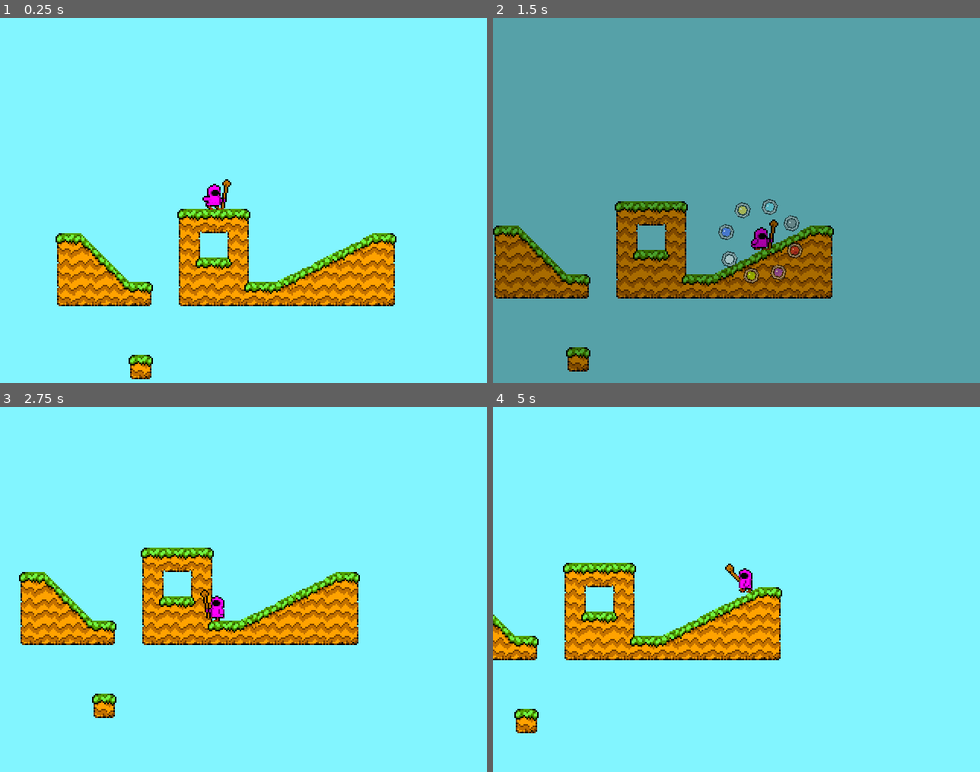
Above: before the commit, frames 1-4 (two rows, left to right).
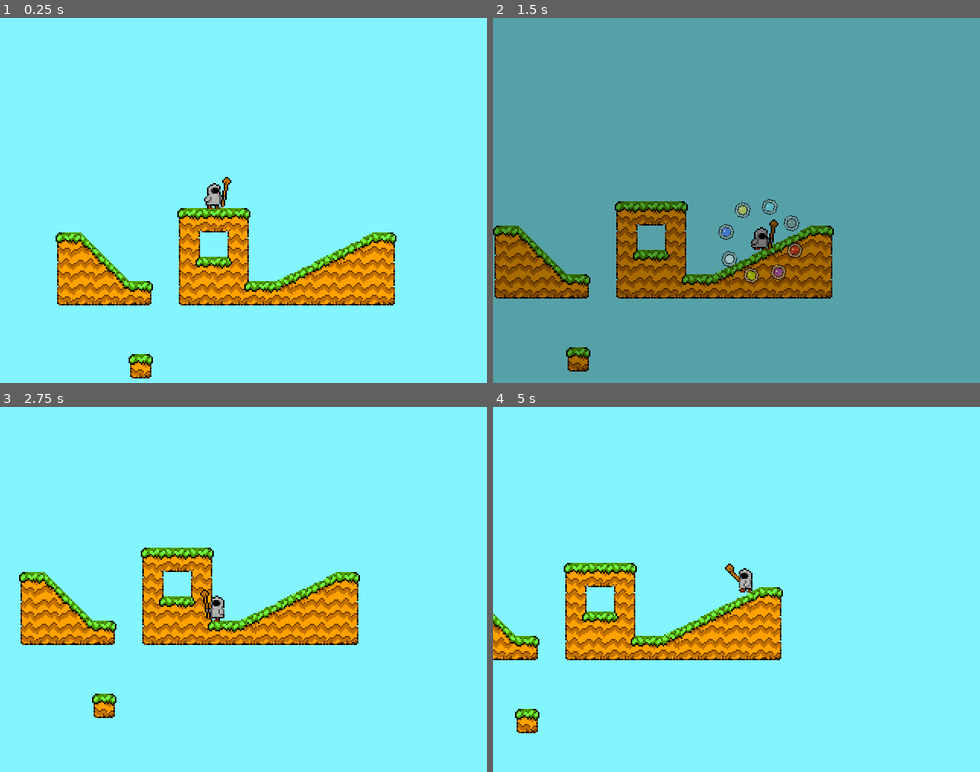
Above: after the commit, the same moments.

Repository: bitspittle/godot-elementalist
Game: Godot game, scene res://world/World.tscn
Two runs of this game, one before a commit and one after it. Both use one fixed random seed, a clock stepped at 60 frames per second and the inputs below.
Inputs:
- Up to frame 1 (0.25 s): no input
- Up to frame 2 (1.5 s): hold Right (player_right) from 0.53 s (still down); tap Z (player_attack) at 0.6 s; tap Space (player_jump) at 0.77 s; tap Shift (show_gem_wheel) at 1.35 s
- Up to frame 3 (2.75 s): tap Space (player_jump) at 1.52 s; release Right (player_right) at 2.03 s; hold Left (player_left) from 2.03 s (still down); tap Z (player_attack) at 2.1 s
- Up to frame 4 (5 s): release Left (player_left) at 2.78 s; hold Right (player_right) 2.78-4.28 s; tap Shift (show_gem_wheel) at 2.85, 4.35 s; tap Space (player_jump) at 3.02, 3.77, 4.52 s; tap Z (player_attack) at 3.6 s; hold Left (player_left) from 4.28 s (still down)

The runs differ from the first frame. In frame 1, 3.0% of the frame differs, in the area x 11-82%, y 43-99%; in frame 2, 0.2%; in frame 3, 0.1%; in frame 4, 1.9%.

Commit message:
Cleaned up gem wheel logic and added spell signal

Diff:
--- a/mana/GemWheel.gd
+++ b/mana/GemWheel.gd
@@ -1,6 +1,8 @@
 extends Node2D
 
 class_name GemWheel
+
+signal spell_selected(spell)
 
 onready var _anim = $AnimationPlayer
 
@@ -14,26 +16,17 @@
 var _state = State.HIDDEN
 var _cursor_pos = Vector2.ZERO
 
-onready var _gemN = $Pivot/GemN
-onready var _gemNE = $Pivot/GemNE
-onready var _gemE = $Pivot/GemE
-onready var _gemSE = $Pivot/GemSE
-onready var _gemS = $Pivot/GemS
-onready var _gemSW = $Pivot/GemSW
-onready var _gemW = $Pivot/GemW
-onready var _gemNW = $Pivot/GemNW
+# Order goes E, SE, S, ..., SE (matching degrees on an inverted y-axis)
+# Opposite elements are on opposite sides and defensive spells are on the left
+var _spells = [Spells.AIR, Spells.STONE, Spells.FIRE, Spells.POISON, Spells.NATURE, Spells.LIFE, Spells.WATER, Spells.LIGHTNING]
+onready var _gems = [$Pivot/GemE, $Pivot/GemSE, $Pivot/GemS, $Pivot/GemSW, $Pivot/GemW, $Pivot/GemNW, $Pivot/GemN, $Pivot/GemNE]
 onready var _cursor = $Cursor
 
 func _ready():
 	_anim.play("hide")
-	_gemN.color = Spells.LIST[0].color
-	_gemNE.color = Spells.LIST[1].color
-	_gemE.color = Spells.LIST[2].color
-	_gemSE.color = Spells.LIST[3].color
-	_gemS.color = Spells.LIST[4].color
-	_gemSW.color = Spells.LIST[5].color
-	_gemW.color = Spells.LIST[6].color
-	_gemNW.color = Spells.LIST[7].color
+
+	for i in _spells.size():
+		_gems[i].color = _spells[i].color
 
 func _process(_delta):
 	if _state == State.HIDDEN && Input.is_action_just_pressed("show_gem_wheel"):
@@ -51,15 +44,24 @@
 		var cursor_pos = Vector2(
 			Input.get_action_strength("player_right") - Input.get_action_strength("player_left"),
 			Input.get_action_strength("player_down") - Input.get_action_strength("player_up")
-		).normalized() * _gemE.position.x
+		).normalized() * _gems[0].position.x
 
 		if _cursor_pos != cursor_pos:
 			_cursor_pos = cursor_pos
 			if _cursor_pos != Vector2.ZERO:
 				_cursor.visible = true
 				_cursor.position = _cursor_pos
+				emit_signal("spell_selected", _spells[_vec_to_gem_index(_cursor_pos)])
 			else:
 				_cursor.visible = false
+				emit_signal("spell_selected", Spells.NONE)
+
+func _vec_to_gem_index(vec: Vector2) -> int:
+	var index = int(round(vec.angle() / (2 * PI) * 8))
+	if index < 0:
+		index += 8
+
+	return index
 
 func _on_AnimationPlayer_animation_finished(anim_name):
 	if anim_name == "in": # Could be from playing forwards OR backwards...
--- a/mana/GemWheel.tscn
+++ b/mana/GemWheel.tscn
@@ -182,7 +182,6 @@
 visible = false
 frames = SubResource( 3 )
 animation = "pulse"
-frame = 1
 playing = true
 
 [node name="AnimationPlayer" type="AnimationPlayer" parent="."]
--- a/mana/spells/Spells.gd
+++ b/mana/spells/Spells.gd
@@ -9,10 +9,6 @@
 var POISON = Spell.new()
 var STONE = Spell.new()
 var WATER = Spell.new()
-
-# Order chosen clockwise, from 12. Also, oppositing types are
-# on opposite sides and defensive spells are on the left side
-var LIST = [WATER, LIGHTNING, AIR, STONE, FIRE, POISON, NATURE, LIFE]
 
 func _ready():
 	AIR.name = "Air"
--- a/player/Player.gd
+++ b/player/Player.gd
@@ -27,15 +27,18 @@
 var _next_state = State.IDLE
 
 onready var _pivot = $Pivot
+onready var _player_sprite = $Pivot/PlayerSprite
 onready var _platform_detector: Area2D = $PlatformDetector
 onready var _jump_timer: Timer = $JumpTimer
 onready var _anim: AnimationPlayer = $AnimationPlayer
 onready var _time = $TimeEffect
 onready var _gem_wheel = $GemWheel
 
+var _selected_spell: Spell
 var _tmp_start_pos: Vector2
 
 func _ready():
+	_set_spell(Spells.NONE)
 	_anim.play("idle")
 	_tmp_start_pos = position
 
@@ -130,3 +133,10 @@
 func _on_AnimationPlayer_animation_finished(anim_name):
 	if anim_name == "land" or anim_name == "attack":
 		_next_state = State.IDLE
+
+
+func _on_GemWheel_spell_selected(spell):
+	_set_spell(spell)
+
+func _set_spell(spell: Spell):
+	_player_sprite.get_material().set_shader_param("color_modulate", spell.color)
--- a/player/Player.tscn
+++ b/player/Player.tscn
@@ -22,7 +22,7 @@
 resource_name = "attack"
 length = 5.0
 tracks/0/type = "value"
-tracks/0/path = NodePath("Pivot/Sprite:frame")
+tracks/0/path = NodePath("Pivot/PlayerSprite:frame")
 tracks/0/interp = 1
 tracks/0/loop_wrap = true
 tracks/0/imported = false
@@ -49,7 +49,7 @@
 [sub_resource type="Animation" id=4]
 length = 0.001
 tracks/0/type = "value"
-tracks/0/path = NodePath("Pivot/Sprite:frame")
+tracks/0/path = NodePath("Pivot/PlayerSprite:frame")
 tracks/0/interp = 1
 tracks/0/loop_wrap = true
 tracks/0/imported = false
@@ -77,7 +77,7 @@
 resource_name = "fall"
 length = 3.0
 tracks/0/type = "value"
-tracks/0/path = NodePath("Pivot/Sprite:frame")
+tracks/0/path = NodePath("Pivot/PlayerSprite:frame")
 tracks/0/interp = 1
 tracks/0/loop_wrap = true
 tracks/0/imported = false
@@ -105,7 +105,7 @@
 length = 8.0
 loop = true
 tracks/0/type = "value"
-tracks/0/path = NodePath("Pivot/Sprite:frame")
+tracks/0/path = NodePath("Pivot/PlayerSprite:frame")
 tracks/0/interp = 1
 tracks/0/loop_wrap = true
 tracks/0/imported = false
@@ -133,7 +133,7 @@
 resource_name = "jump"
 length = 2.0
 tracks/0/type = "value"
-tracks/0/path = NodePath("Pivot/Sprite:frame")
+tracks/0/path = NodePath("Pivot/PlayerSprite:frame")
 tracks/0/interp = 1
 tracks/0/loop_wrap = true
 tracks/0/imported = false
@@ -161,7 +161,7 @@
 resource_name = "land"
 length = 2.0
 tracks/0/type = "value"
-tracks/0/path = NodePath("Pivot/Sprite:frame")
+tracks/0/path = NodePath("Pivot/PlayerSprite:frame")
 tracks/0/interp = 1
 tracks/0/loop_wrap = true
 tracks/0/imported = false
@@ -189,7 +189,7 @@
 length = 4.0
 loop = true
 tracks/0/type = "value"
-tracks/0/path = NodePath("Pivot/Sprite:frame")
+tracks/0/path = NodePath("Pivot/PlayerSprite:frame")
 tracks/0/interp = 1
 tracks/0/loop_wrap = true
 tracks/0/imported = false
@@ -217,7 +217,7 @@
 resource_name = "wind"
 length = 3.0
 tracks/0/type = "value"
-tracks/0/path = NodePath("Pivot/Sprite:frame")
+tracks/0/path = NodePath("Pivot/PlayerSprite:frame")
 tracks/0/interp = 1
 tracks/0/loop_wrap = true
 tracks/0/imported = false
@@ -261,7 +261,7 @@
 
 [node name="Pivot" type="Position2D" parent="."]
 
-[node name="Sprite" type="Sprite" parent="Pivot"]
+[node name="PlayerSprite" type="Sprite" parent="Pivot"]
 material = SubResource( 3 )
 position = Vector2( 8.82338, -10.2363 )
 texture = ExtResource( 1 )
@@ -296,3 +296,4 @@
 [node name="GemWheel" parent="." instance=ExtResource( 4 )]
 pause_mode = 2
 [connection signal="animation_finished" from="AnimationPlayer" to="." method="_on_AnimationPlayer_animation_finished"]
+[connection signal="spell_selected" from="GemWheel" to="." method="_on_GemWheel_spell_selected"]
--- a/world/World.tscn
+++ b/world/World.tscn
@@ -16,7 +16,7 @@
 tile_data = PoolIntArray( 393225, 0, 131078, 393226, 0, 196609, 393227, 0, 131079, 458756, 0, 0, 458757, 1, 4, 458761,  …(513 unchanged characters)…
 
 [node name="Player" parent="." instance=ExtResource( 2 )]
-position = Vector2( 167.505, 89.2396 )
+position = Vector2( 167.505, 90.2396 )
 
 [node name="UI" type="CanvasLayer" parent="."]
 
